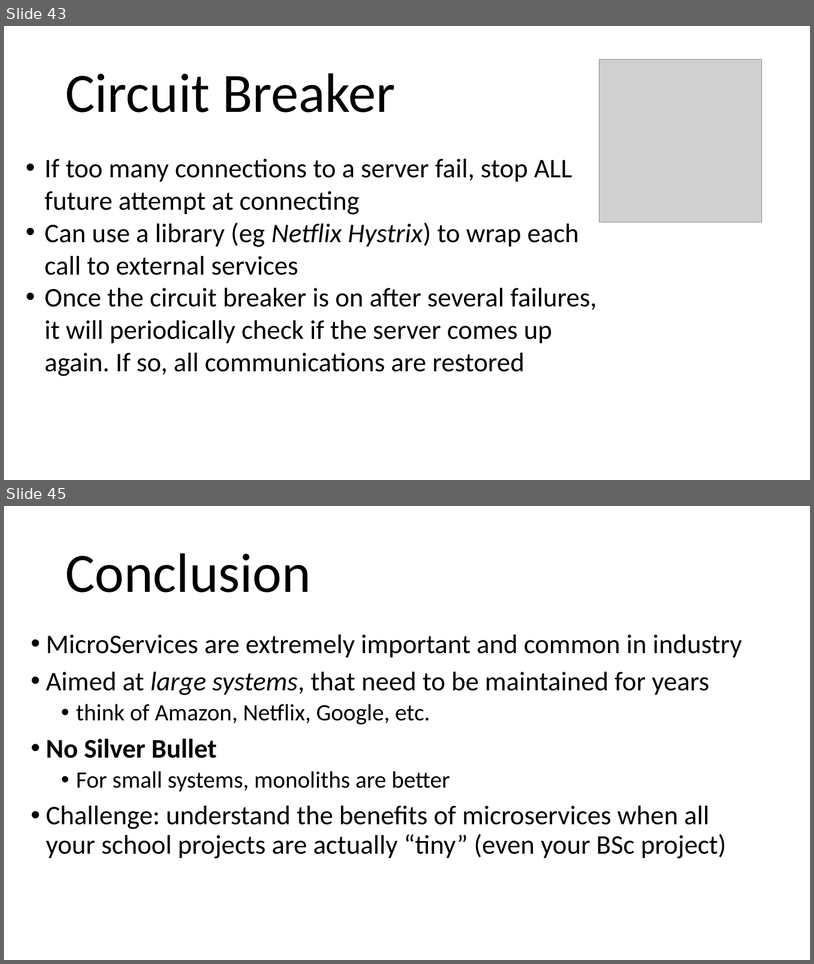
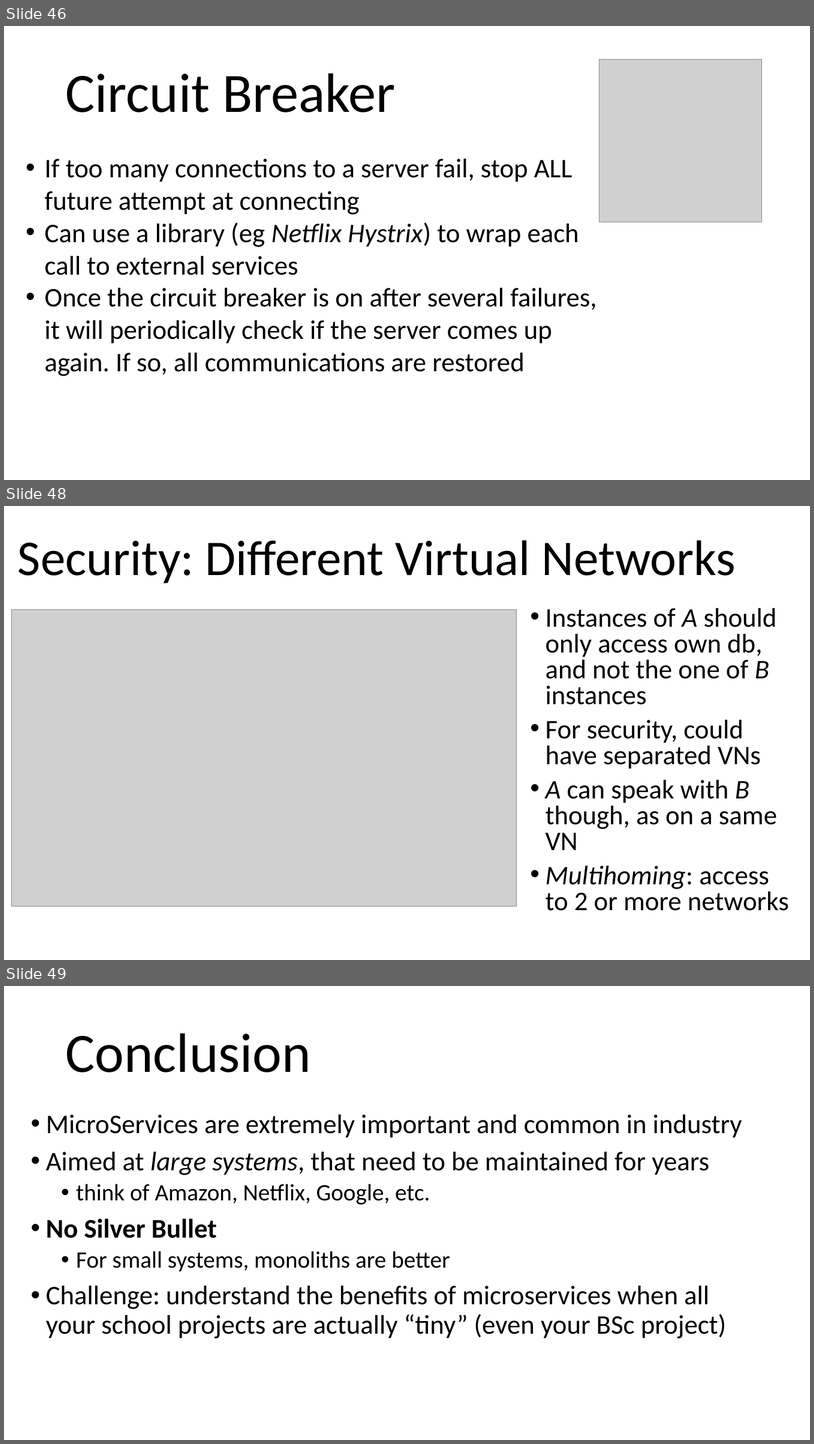
Before and after one commit to arcuri82/testing_security_development_enterprise_systems, a slide deck: doc/advanced/slides/lesson_10.pptx. Shown one above the other, each under a label of ours: slides 43 and 45 before the commit, slides 46, 48 and 49 after it; the slides between them are not shown. The pictures are 814x964 and 814x1444 pixels, drawn with LibreOffice and Linux fonts; fonts in the diff are those of the drawing; grey boxes stand for pictures. Boxes give left, top, right and bottom in pixels: in the first picture for what was removed or moved away, otherwise in the second. Text is boxed around its words. In the diff, an @@ line names an element or a change of style, - is before the commit and + after.

```diff
--- a/doc/advanced/slides/lesson_10.pptx
+++ b/doc/advanced/slides/lesson_10.pptx
@@ slide 48 added at (4,506,810,960), background #FFFFFF @@
@@ title added at (18,540,736,583), 59.4 pt, text #000000 @@
+Security: Different Virtual Networks
@@ picture added at (12,609,517,906) @@
@@ text added at (546,608,789,910), 32 pt, text #000000 @@
+• Instances of A should only access own db, and not the one of B instances
+• For security, could have separated VNs
+• A can speak with B though, as on a same VN
+• Multihoming: access to 2 or more networks
@@ what was slide 43 is now slide 46 @@
@@ what was slide 45 is now slide 49 @@
```
Also in this commit, not shown: 3 other slides added, 2 other files.
